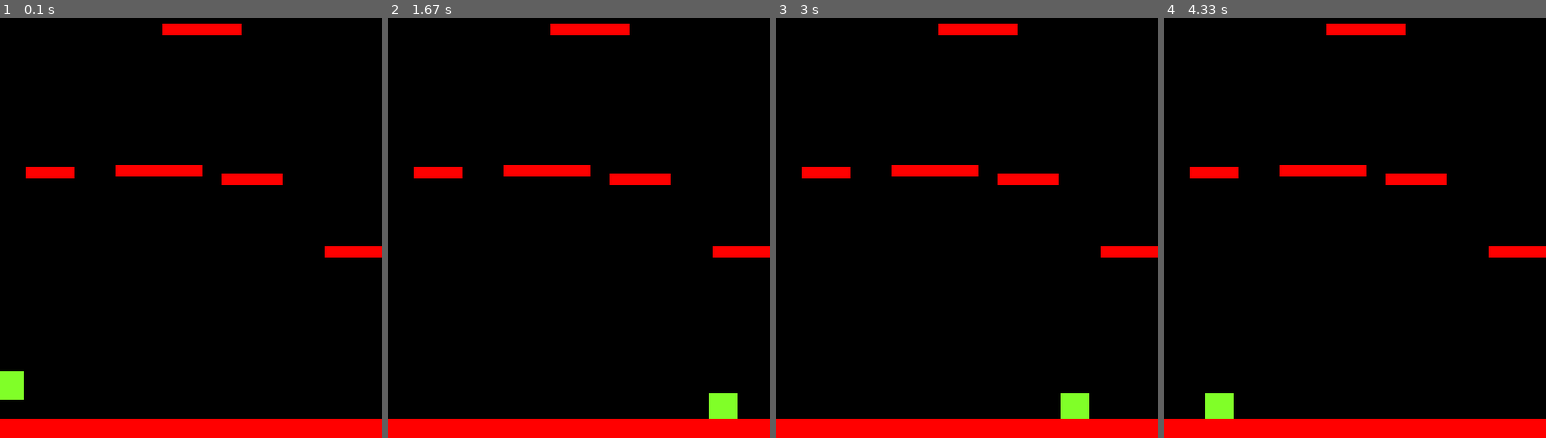
Above: before the commit, frames 1-4 (left to right).
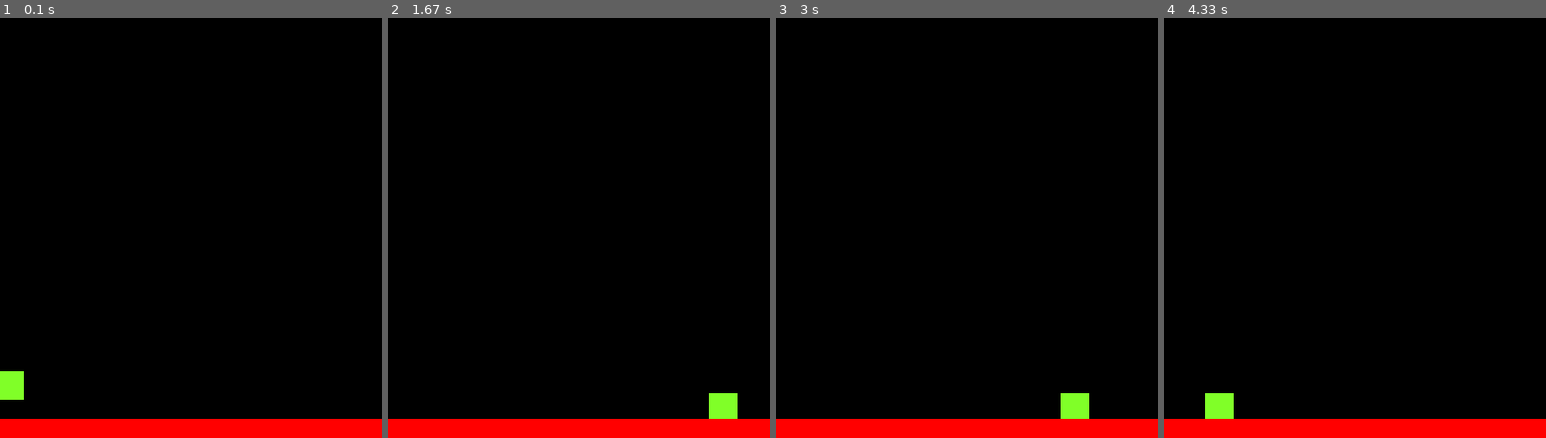
Above: after the commit, the same moments.

Repository: EvTheKnife/ComputerScience
Game: pygame game, started from pygame/demo.py
The game is run twice, just before and just after one commit, with the same random seed, the same clock (stepped at 60 frames per second) and the same inputs.
Inputs:
- Up to frame 1 (0.1 s): no input
- Up to frame 2 (1.67 s): hold Right 0.33-0.8 s; hold Right 0.83-1.3 s; hold Left from 1.33 s (still down)
- Up to frame 3 (3 s): release Left at 1.87 s; hold Left 1.9-2.3 s; hold Right 2.33-2.97 s
- Up to frame 4 (4.33 s): hold Left 3-3.47 s; hold Right 3.5-3.97 s; hold Right from 4 s (still down)

The runs differ from the first frame. In frame 1, 2.4% of the frame differs, in the area x 6-100%, y 1-58%; in frame 2, 2.4%; in frame 3, 2.4%; in frame 4, 2.4%.

Commit message:
3/10/24 17:44

Diff:
--- a/CS Labs/Lab 9.py
+++ b/CS Labs/Lab 9.py
@@ -1,7 +1,7 @@
-import random
+import random as rand
 
-fairDie_1 = random.randint(1,6)
-fairDie_2 = random.randint(1,6)
+fairDie_1 = rand.randint(1,6)
+fairDie_2 = rand.randint(1,6)
 
 numTosses = 1
 
@@ -11,8 +11,8 @@
 print("Added the rolls together to generate sum")
 
 while sum < 21:
-    fairDie_1 = random.randint(1,6)
-    fairDie_2 = random.randint(1,6)
+    fairDie_1 = rand.randint(1,6)
+    fairDie_2 = rand.randint(1,6)
     numTosses += 1
     sumThisRoll = fairDie_1 + fairDie_2
     print(f"{fairDie_1}, {fairDie_2} ({sumThisRoll}) ")
--- a/pygame/demo.py
+++ b/pygame/demo.py
@@ -93,10 +93,10 @@
 all_sprites.add(PT1)
 platforms.add(PT1)
 
-for x in range(5):
-    pl = platform()
-    platforms.add(pl)
-    all_sprites.add(pl)
+#for x in range(5):
+#    pl = platform()
+#    platforms.add(pl)
+#    all_sprites.add(pl)
 
 
 while True:
@@ -110,6 +110,7 @@
     for entity in platforms:
         displaysurface.blit(entity.surf, entity.rect)
 
+
     P1.move()
     P1.update()
     if event.type == pygame.KEYDOWN:
